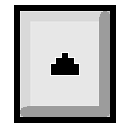
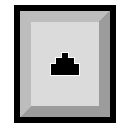
Comparing the layer stacks of the two w=128, h=128 images. Changes:
renamed "Capa 1" to "up-arrow", painted on it over [left=20, top=11, right=110, bottom=117]
removed layer "arrow" (was 68%) over [left=20, top=11, right=110, bottom=117]
